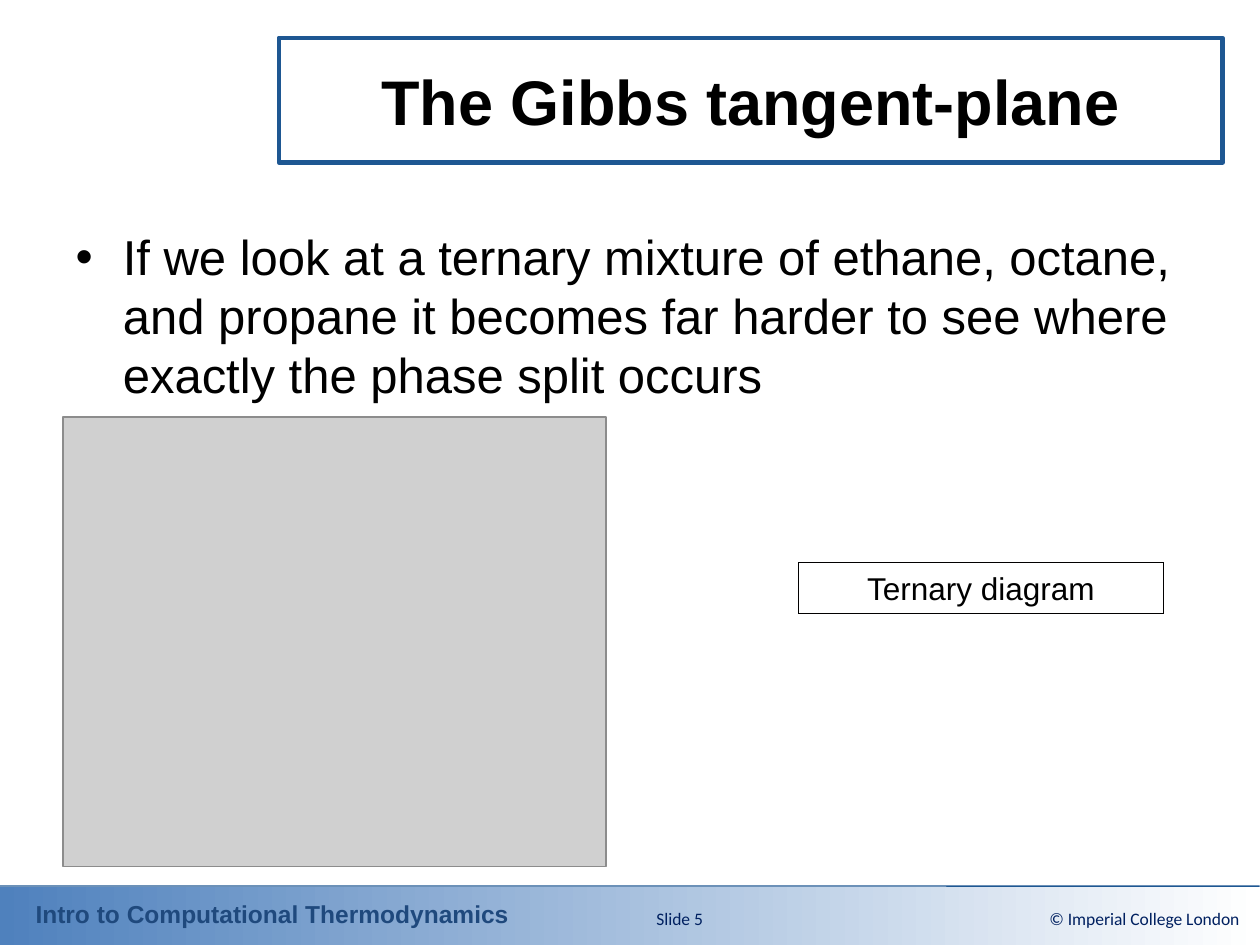
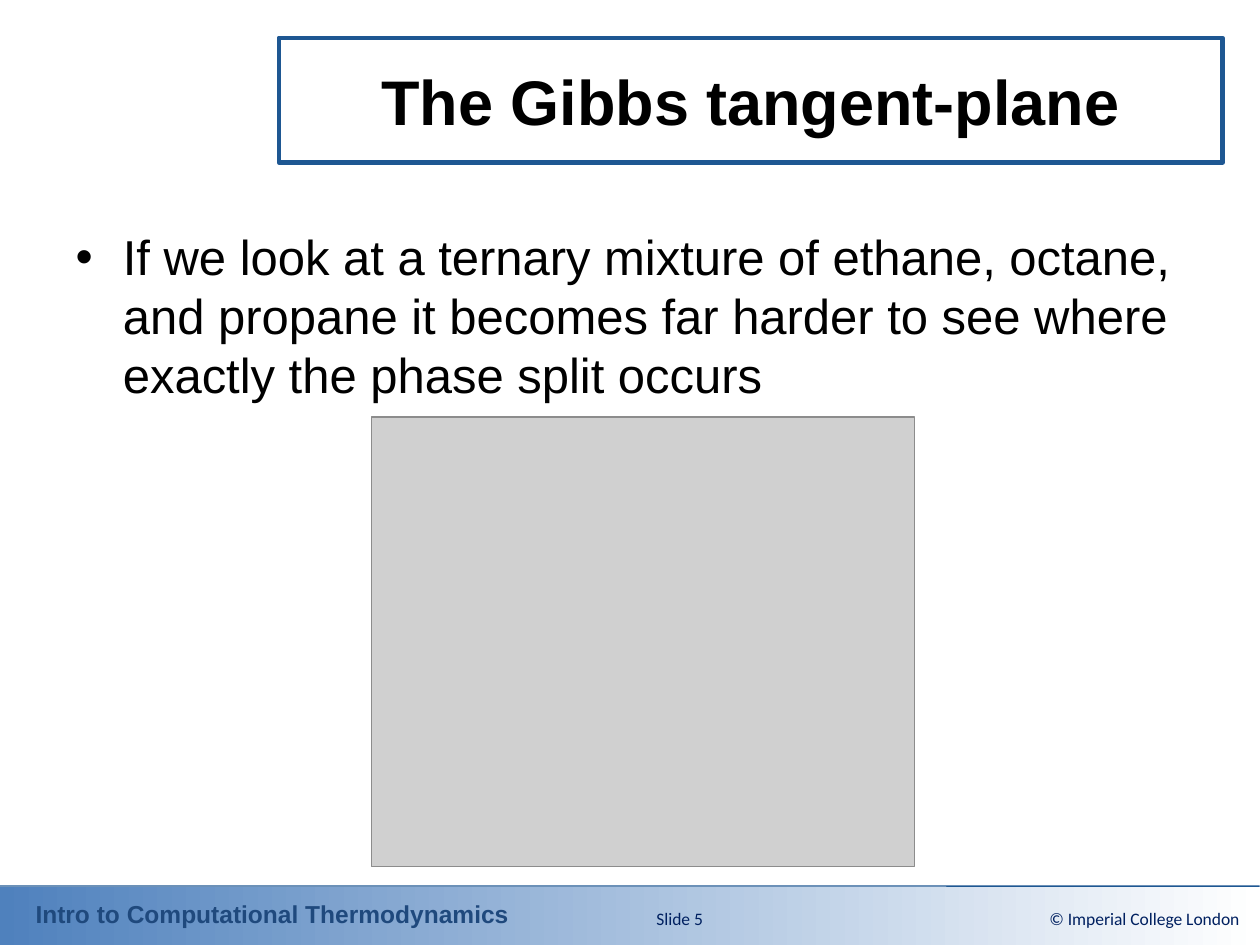
Before and after one commit to ClapeyronThermo/introduction-to-computational-thermodynamics, a slide deck: slide 5 of Part 3 - Solving the problems/Powerpoint Slides/3-3_Chemical_Stability_Analysis.pptx. Drawn at 1260x945 pixels with LibreOffice and Linux fonts; fonts in the diff are those of the drawing; grey boxes stand for pictures; background and template pictures are left out. Boxes give left, top, right and bottom in pixels: in the first picture for what was removed or moved away, otherwise in the second. Text is boxed around its words. In the diff, an @@ line names an element or a change of style, - is before the commit and + after.

```diff
--- a/Part 3 - Solving the problems/Powerpoint Slides/3-3_Chemical_Stability_Analysis.pptx
+++ b/Part 3 - Solving the problems/Powerpoint Slides/3-3_Chemical_Stability_Analysis.pptx
@@ picture: place and size @@
-picture at bbox=[63, 417, 606, 867]
+picture at bbox=[372, 417, 915, 867]
@@ rectangle removed at bbox=[799, 562, 1163, 612] @@
-Ternary diagram
```
Also in this commit, not shown: 2 other slides changed, 7 slides added, 2 slides removed, 15 other files.
